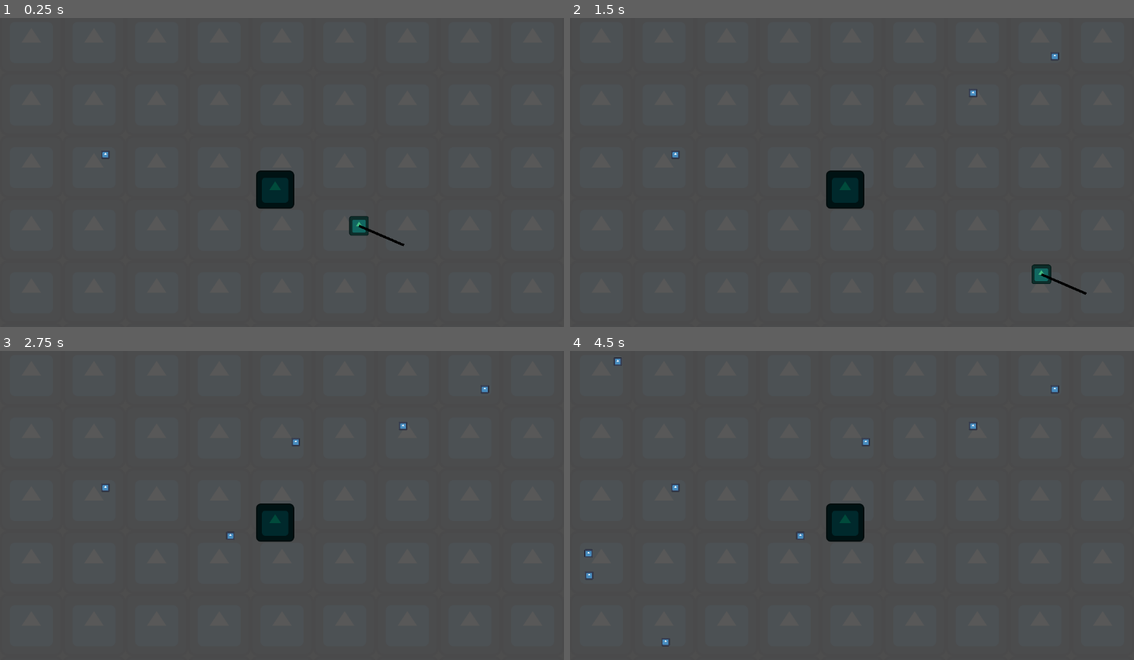
Above: before the commit, frames 1-4 (two rows, left to right).
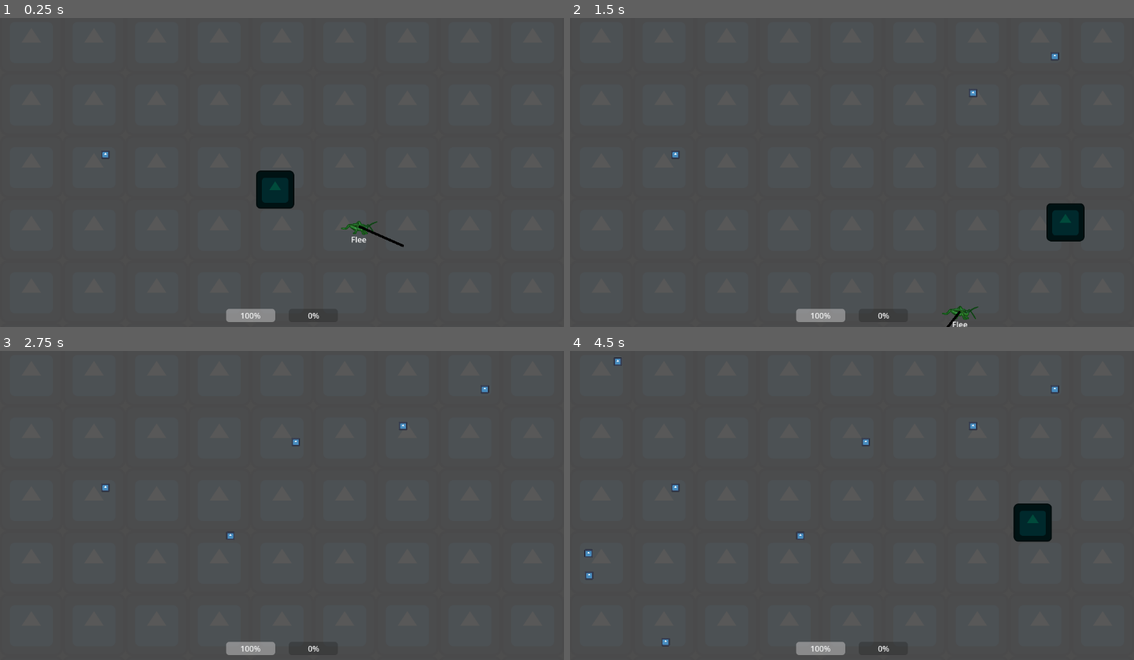
Above: after the commit, the same moments.

Repository: kingjaceo/PredatorPrey
Game: Godot game, scene res://world.tscn
Two runs of this game, one before a commit and one after it. Both use one fixed random seed, a clock stepped at 60 frames per second and the inputs below. The engine's default icon, where the game draws it, is replaced by a stand-in: a white triangle on a blue panel in a dark square.
Inputs:
- Up to frame 1 (0.25 s): no input
- Up to frame 2 (1.5 s): hold D (right) 0.53-1.28 s; hold Shift (dash) 0.53-1.28 s; hold S (down) from 1.28 s (still down); tap Shift (dash) at 1.35 s
- Up to frame 3 (2.75 s): release S (down) at 2.03 s; hold D (right) from 2.03 s (still down); hold Shift (dash) from 2.03 s (still down)
- Up to frame 4 (4.5 s): release D (right) at 2.78 s; release Shift (dash) at 2.78 s; hold W (up) 2.78-3.53 s; tap Shift (dash) at 2.85, 4.35 s; tap Enter at 3.5 s; hold Shift (dash) 3.53-4.28 s; hold A (left) from 3.53 s (still down)

The runs differ from the first frame. In frame 1, 0.7% of the frame differs, in the area x 40-72%, y 64-99%; in frame 2, 2.5%, in the area x 40-92%, y 49-100%; in frame 3, 1.2%; in frame 4, 2.1%.

Commit message:
vision system and closest target detection nearly working

Diff:
--- /dev/null
+++ b/entities/controller_debugger.gd
@@ -0,0 +1,6 @@
+extends Label
+
+@onready var cricket_controller = $"../CricketController"
+
+func _process(_delta):
+	text = cricket_controller.current_behavior.name
--- a/entities/cricket.tscn
+++ b/entities/cricket.tscn
@@ -1,7 +1,6 @@
-[gd_scene load_steps=14 format=3 uid="uid://bxvkkdce3ffhv"]
+[gd_scene load_steps=15 format=3 uid="uid://bxvkkdce3ffhv"]
 
 [ext_resource type="Script" path="res://entities/entity.gd" id="1_4rcdh"]
-[ext_resource type="Texture2D" uid="uid://c4hluuy7aj8jl" path="res://icon.svg" id="2_05vy8"]
 [ext_resource type="Script" path="res://objects/AIController.gd" id="2_p7vml"]
 [ext_resource type="Script" path="res://objects/wander.gd" id="3_wv0m5"]
 [ext_resource type="Script" path="res://entities/flee.gd" id="4_7n51w"]
@@ -9,6 +8,8 @@
 [ext_resource type="Script" path="res://objects/eat.gd" id="4_m7hgh"]
 [ext_resource type="Script" path="res://entities/direction_debugger.gd" id="5_2yedu"]
 [ext_resource type="Script" path="res://objects/chase.gd" id="6_8xvaf"]
+[ext_resource type="Script" path="res://entities/controller_debugger.gd" id="9_e3v6n"]
+[ext_resource type="Texture2D" uid="uid://bpqbhyb35a5sb" path="res://Cricket icon.png" id="9_hmfk6"]
 [ext_resource type="Script" path="res://entities/vision.gd" id="10_dio75"]
 
 [sub_resource type="CircleShape2D" id="CircleShape2D_kwgtw"]
@@ -18,6 +19,7 @@
 radius = 200.0
 
 [sub_resource type="CircleShape2D" id="CircleShape2D_66fwy"]
+radius = 200.0
 
 [node name="Cricket" type="Node2D"]
 script = ExtResource("1_4rcdh")
@@ -54,7 +56,7 @@
 [node name="Sprite2D" type="Sprite2D" parent="."]
 modulate = Color(0.25098, 0.737255, 0.509804, 1)
 scale = Vector2(0.3125, 0.3125)
-texture = ExtResource("2_05vy8")
+texture = ExtResource("9_hmfk6")
 
 [node name="Body" type="Area2D" parent="."]
 collision_layer = 2
@@ -63,6 +65,7 @@
 shape = SubResource("CircleShape2D_kwgtw")
 
 [node name="FoodDetector" type="Area2D" parent="."]
+unique_name_in_owner = true
 collision_layer = 0
 script = ExtResource("10_dio75")
 
@@ -70,6 +73,7 @@
 shape = SubResource("CircleShape2D_uvic4")
 
 [node name="ThreatDetector" type="Area2D" parent="."]
+unique_name_in_owner = true
 collision_layer = 0
 collision_mask = 252
 script = ExtResource("10_dio75")
@@ -77,7 +81,22 @@
 [node name="CollisionShape2D" type="CollisionShape2D" parent="ThreatDetector"]
 shape = SubResource("CircleShape2D_66fwy")
 
+[node name="Debugger" type="Label" parent="."]
+z_index = 2
+anchors_preset = 5
+anchor_left = 0.5
+anchor_right = 0.5
+offset_left = -40.0
+offset_top = 15.0
+offset_right = 40.0
+offset_bottom = 38.0
+grow_horizontal = 2
+text = "BEHAVIOR"
+horizontal_alignment = 1
+script = ExtResource("9_e3v6n")
+
 [connection signal="area_entered" from="Body" to="CricketController/Eat" method="_on_trigger"]
-[connection signal="area_entered" from="FoodDetector" to="CricketController/Chase" method="_on_trigger"]
-[connection signal="area_entered" from="ThreatDetector" to="CricketController/Flee" method="_on_trigger"]
-[connection signal="area_exited" from="ThreatDetector" to="CricketController/Flee" method="_on_untrigger"]
+[connection signal="closer_target_detected" from="FoodDetector" to="CricketController/Chase" method="_on_trigger"]
+[connection signal="no_target_detected" from="FoodDetector" to="CricketController/Chase" method="_on_untrigger"]
+[connection signal="closer_target_detected" from="ThreatDetector" to="CricketController/Flee" method="_on_trigger"]
+[connection signal="no_target_detected" from="ThreatDetector" to="CricketController/Flee" method="_on_untrigger"]
--- a/entities/flee.gd
+++ b/entities/flee.gd
@@ -29,7 +29,7 @@
 		target = trigger
 
 
-func _on_untrigger(trigger: Area2D):
+func _on_untrigger():
 	target = null
 	fleeing = false
 	await get_tree().create_timer(flee_time_s).timeout
--- a/entities/vision.gd
+++ b/entities/vision.gd
@@ -1,9 +1,52 @@
 @tool
-
+class_name Vision
 extends Area2D
 
+var entity: Entity
 @onready var collision_shape = $CollisionShape2D
+var visual_memory: Array[Area2D] = []
+var closest_target: Area2D
+
+signal closer_target_detected(target: Area2D)
+signal no_target_detected()
+
+func _ready():
+	entity = get_parent()
+	area_entered.connect(_on_area_entered)
+	area_exited.connect(_on_area_exited)
+
+func _process(_delta):
+	collision_shape.shape.radius = entity.vision_radius
 
 
-func _process(_delta):
-	collision_shape.shape.radius = get_parent().vision_radius
+func _on_area_entered(area: Area2D):
+	if not area in visual_memory:
+		visual_memory.append(area)
+	_check_emit_closest_target()
+
+
+func _on_area_exited(area: Area2D):
+	visual_memory.erase(area)
+	if area == closest_target:
+		closest_target = null
+	_check_emit_closest_target()
+
+
+func _check_emit_closest_target():
+	var new_target = null
+	var distance_to_closest_target = INF
+	if is_instance_valid(closest_target):
+		distance_to_closest_target = entity.position.distance_to(closest_target.global_position)
+	var distance_to_new_target = distance_to_closest_target
+
+	for target in visual_memory:
+		distance_to_new_target = entity.position.distance_to(target.global_position)
+		if distance_to_new_target < distance_to_closest_target:
+			new_target = target
+			distance_to_closest_target = distance_to_new_target
+
+	if len(visual_memory) == 0:
+		no_target_detected.emit()
+	elif new_target != closest_target:
+		closer_target_detected.emit(new_target)
+		closest_target = new_target
--- a/objects/behavior.gd
+++ b/objects/behavior.gd
@@ -25,5 +25,5 @@
 	pass
 
 
-func _on_untrigger(trigger: Area2D):
+func _on_untrigger():
 	pass
--- a/objects/chase.gd
+++ b/objects/chase.gd
@@ -25,17 +25,13 @@
 
 func _on_trigger(trigger: Area2D):
 	priority = 10
-	var distance_to_trigger = entity.position.distance_to(trigger.global_position)
-	var distance_to_target = INF
-	if target:
-		distance_to_target = entity.position.distance_to(target.global_position)
-	if not target or distance_to_trigger < distance_to_target:
+	if not target:
 		target = trigger
 
 
-func _on_untrigger(trigger: Area2D):
+func _on_untrigger():
 	target = null
-	await get_tree().create_timer(chase_time_s).timeout
+	#await get_tree().create_timer(chase_time_s).timeout
 	priority = 0
 
 
--- a/objects/frog.tscn
+++ b/objects/frog.tscn
@@ -1,6 +1,7 @@
-[gd_scene load_steps=7 format=3 uid="uid://4affcnfwqt23"]
+[gd_scene load_steps=8 format=3 uid="uid://4affcnfwqt23"]
 
 [ext_resource type="Script" path="res://entities/entity.gd" id="1_tyo1j"]
+[ext_resource type="PackedScene" uid="uid://d15l7647iimo5" path="res://player_controller.tscn" id="2_4p1q3"]
 [ext_resource type="Texture2D" uid="uid://c4hluuy7aj8jl" path="res://icon.svg" id="3_js041"]
 [ext_resource type="Script" path="res://entities/vision.gd" id="4_1myky"]
 
@@ -47,3 +48,5 @@
 
 [node name="CollisionShape2D" type="CollisionShape2D" parent="ThreatDetector"]
 shape = SubResource("CircleShape2D_o7fjc")
+
+[node name="PlayerController" parent="." instance=ExtResource("2_4p1q3")]
--- a/player_controller.tscn
+++ b/player_controller.tscn
@@ -36,5 +36,3 @@
 [node name="Dash" type="ProgressBar" parent="PlayerUI/HBoxContainer"]
 custom_minimum_size = Vector2(100, 0)
 layout_mode = 2
-
-[node name="Camera2D" type="Camera2D" parent="."]
Not shown, added: Cricket icon.png.import
